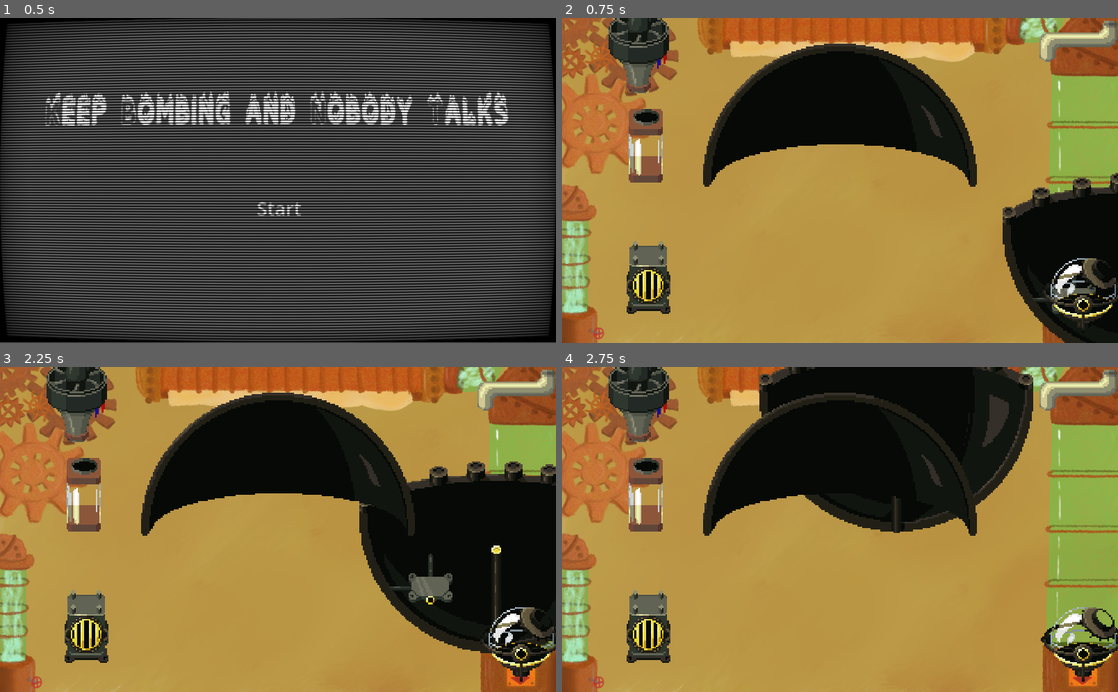
Above: before the commit, frames 1-4 (two rows, left to right).
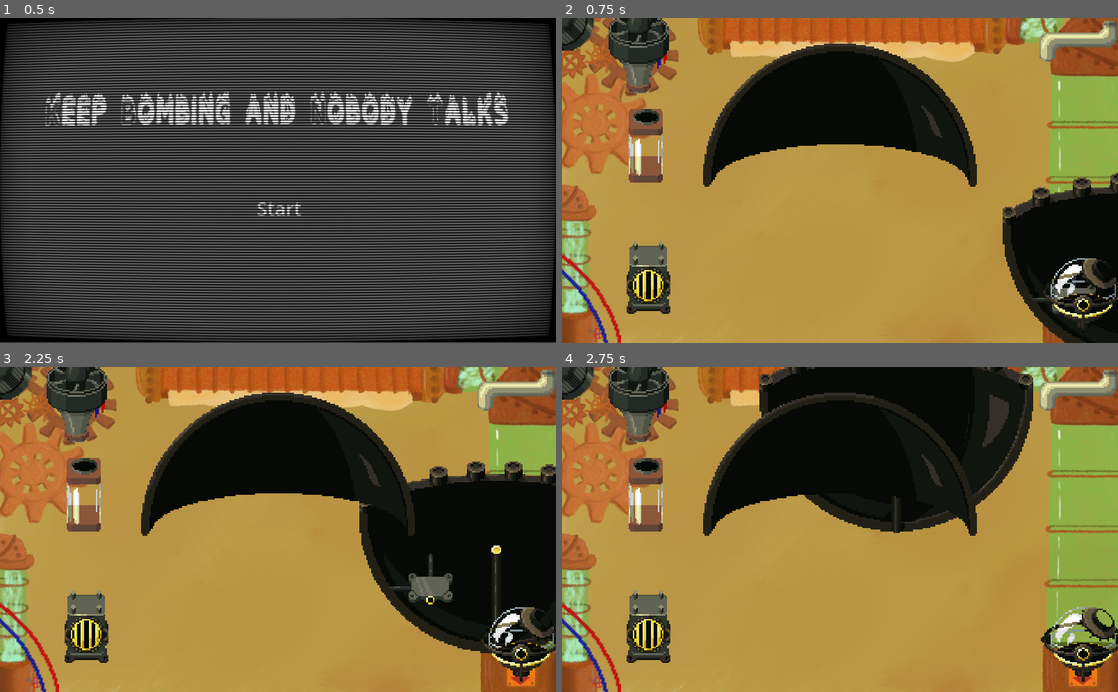
Above: after the commit, the same moments.

Repository: MarianPoirot/Gamejam-construire
Game: Godot game, scene res://Scenes/World/Opening.tscn
Same seed, same stepped clock (60 frames per second), same inputs: the game is played once before the commit and once after it.
Inputs (mouse positions are in pixels of both pictures, inside the frame that each line leads up to):
- Up to frame 1 (0.5 s): no input
- Up to frame 2 (0.75 s): click "Start" at 0.5 s
- Up to frame 3 (2.25 s): tap Enter at 1.25 s; drag from (278, 461) to (461, 643) at 1.27 s; tap Space (start) at 2 s; drag from (522, 643) to (278, 461) at 2.02 s
- Up to frame 4 (2.75 s): no input

Frame 1 is identical in both runs. In frame 2, 1.0% of the frame differs, in the area x 0-11%, y 0-100%; in frame 3, 1.0%; in frame 4, 1.0%.

Commit message:
added moteur, cable

Diff:
--- a/Scenes/Pieces/cable.tscn
+++ b/Scenes/Pieces/cable.tscn
@@ -1,7 +1,8 @@
-[gd_scene load_steps=4 format=3 uid="uid://bm3duwca17ehv"]
+[gd_scene load_steps=5 format=3 uid="uid://bm3duwca17ehv"]
 
 [ext_resource type="PackedScene" uid="uid://dfk32paob4qpa" path="res://Scenes/Pieces/Piece.tscn" id="1_fd202"]
 [ext_resource type="PackedScene" uid="uid://dgicsyqpftdlt" path="res://Scenes/Pieces/ancre.tscn" id="2_rixay"]
+[ext_resource type="Texture2D" uid="uid://d3pdfkeks1852" path="res://Assets/Sprites/Cable.png" id="3_amcr0"]
 
 [sub_resource type="CapsuleShape2D" id="CapsuleShape2D_uyquj"]
 height = 298.0
@@ -9,9 +10,21 @@
 [node name="Cable" instance=ExtResource("1_fd202")]
 id = 2
 
-[node name="DragDropCollision" parent="." index="0"]
+[node name="CollisionPolygon2D" type="CollisionPolygon2D" parent="." index="0"]
+polygon = PackedVector2Array(-1.5, -46.8, -1.5, -45.4, 15.5, -29.4, 15.5, -27.2, 24.5, -15.2, 24.5, -13, 27.5, -7.6, 27.5, 44.5, 23.2, 49.5, 17.7, 49.5, 14.5, 46.3, 14.5, 45.3, 13.5, 44.9, 13.5, 43.3, 10.1, 40, 11.2, 37.5, 12.4, 37.5, 14.5, 34, 14.5, 13.5, 13.9, 13.5, 10, -2.5, 9.3, -2.5, 1.3, -18.5, 0.6, -18.5, -13.4, -34.5, -14.1, -34.5, -26.5, -32.1, -26.5, -34.4, -27.5, -35.1, -27.5, -48.7, -25.9, -49.5, -20.2, -49.5, -7.8, -49.5)
+
+[node name="DragDropCollision" parent="." index="1"]
+visible = false
 shape = SubResource("CapsuleShape2D_uyquj")
+disabled = true
+
+[node name="Ancre" parent="." index="2"]
+position = Vector2(-24, -44)
 
 [node name="ancreResistance" parent="recepteurAncre" index="0" instance=ExtResource("2_rixay")]
-position = Vector2(0, 45)
-id = 15
+position = Vector2(16, 0)
+scale = Vector2(2, 2)
+id = 16
+
+[node name="Sprite2D" type="Sprite2D" parent="." index="4"]
+texture = ExtResource("3_amcr0")
--- a/Scenes/Pieces/coque_inférieure.tscn
+++ b/Scenes/Pieces/coque_inférieure.tscn
@@ -45,3 +45,8 @@
 [node name="ancreChaudiere" parent="recepteurAncre" index="4" instance=ExtResource("3_bm6tj")]
 position = Vector2(-40, 4)
 id = 3
+
+[node name="ancreMoteur" parent="recepteurAncre" index="5" instance=ExtResource("3_bm6tj")]
+position = Vector2(39.5, 11.5)
+scale = Vector2(0.5, 0.5)
+id = 13
--- a/Scenes/Pieces/moteur.tscn
+++ b/Scenes/Pieces/moteur.tscn
@@ -1,22 +1,27 @@
-[gd_scene load_steps=4 format=3 uid="uid://c01csw6ryydmw"]
+[gd_scene load_steps=5 format=3 uid="uid://c01csw6ryydmw"]
 
 [ext_resource type="PackedScene" uid="uid://dfk32paob4qpa" path="res://Scenes/Pieces/Piece.tscn" id="1_qdyk7"]
 [ext_resource type="PackedScene" uid="uid://dgicsyqpftdlt" path="res://Scenes/Pieces/ancre.tscn" id="2_8rpkq"]
+[ext_resource type="Texture2D" uid="uid://ctx2ywekvcwgt" path="res://Assets/Sprites/Moteur.png" id="3_sn6le"]
 
-[sub_resource type="RectangleShape2D" id="RectangleShape2D_qe8ub"]
-size = Vector2(149, 72)
+[sub_resource type="CapsuleShape2D" id="CapsuleShape2D_omk8c"]
+radius = 16.9706
+height = 43.8406
 
 [node name="Moteur" instance=ExtResource("1_qdyk7")]
 id = 13
 
 [node name="DragDropCollision" parent="." index="0"]
-position = Vector2(-0.5, -5)
-shape = SubResource("RectangleShape2D_qe8ub")
+rotation = 2.35619
+shape = SubResource("CapsuleShape2D_omk8c")
 
 [node name="ancreCable" parent="recepteurAncre" index="0" instance=ExtResource("2_8rpkq")]
-position = Vector2(58, 3)
-id = 3
+position = Vector2(17, -4)
+id = 2
 
 [node name="ancreGoupille" parent="recepteurAncre" index="1" instance=ExtResource("2_8rpkq")]
-position = Vector2(-76, -1)
-id = 11
+position = Vector2(-13, -13)
+id = 12
+
+[node name="Sprite2D" type="Sprite2D" parent="." index="3"]
+texture = ExtResource("3_sn6le")
--- a/Scenes/Pieces/turbine.tscn
+++ b/Scenes/Pieces/turbine.tscn
@@ -23,5 +23,5 @@
 id = 5
 
 [node name="ancreCable" parent="recepteurAncre" index="1" instance=ExtResource("2_bidjm")]
-position = Vector2(14, 7)
+position = Vector2(16, 11)
 id = 2
--- a/Scenes/World/Main.tscn
+++ b/Scenes/World/Main.tscn
@@ -9,6 +9,8 @@
 [ext_resource type="PackedScene" path="res://Scenes/Pieces/reservoir.tscn" id="6_g1jcb"]
 [ext_resource type="PackedScene" uid="uid://b2dfvrvgwbnae" path="res://Scenes/Pieces/chaudiere.tscn" id="6_ncykg"]
 [ext_resource type="PackedScene" uid="uid://dx4bvefdrh8sf" path="res://Scenes/Pieces/turbine.tscn" id="7_pxymf"]
+[ext_resource type="PackedScene" uid="uid://bm3duwca17ehv" path="res://Scenes/Pieces/cable.tscn" id="10_scpqc"]
+[ext_resource type="PackedScene" uid="uid://c01csw6ryydmw" path="res://Scenes/Pieces/moteur.tscn" id="11_mkq26"]
 
 [node name="Main" type="Node2D"]
 script = ExtResource("1_vn17v")
@@ -47,3 +49,10 @@
 [node name="Turbine" parent="." instance=ExtResource("7_pxymf")]
 position = Vector2(141, 53)
 scale = Vector2(3, 3)
+
+[node name="Cable" parent="." instance=ExtResource("10_scpqc")]
+position = Vector2(26.0001, 575)
+scale = Vector2(3, 3)
+
+[node name="Moteur" parent="." instance=ExtResource("11_mkq26")]
+scale = Vector2(3, 3)
Not shown, added: Assets/Sprites/Bouchon.png.import
Not shown, added: Assets/Sprites/Cable.png.import
Not shown, added: Assets/Sprites/Moteur.png.import
Not shown: 1 places in Scenes/World/Main.tscn that only renumber resources
